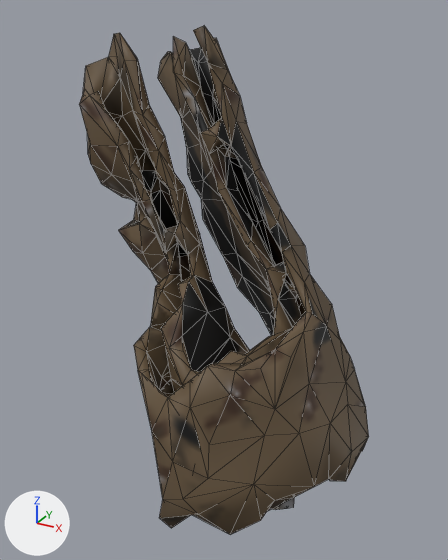
Renders of the glTF model www/proto3d/models/beth/equipment/fitted/rowan/rowan_cloth_uncommon_glove_L_lod1.glb from each side of a commit.
One viewpoint serves both versions: a 50 mm camera at (0.97, -0.941, 1.085) aimed at (0.507, -0.1, 0.665). Every picture has the same lights, and +X, +Y and +Z are marked at lower left. The older version comes first. Mesh edges are drawn as thin lines. Vertices at exactly the same position are counted once.

The first picture shows 'rowan_cloth_uncommon_glove_L_lod1'.
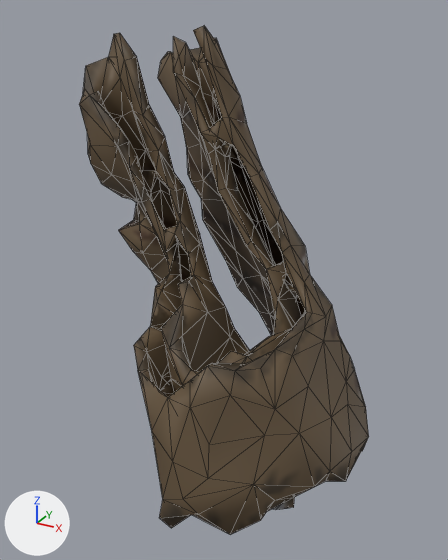
Where the change shows, as pixel boxes [x1, y1, x2, y2] in the pictures (448 x 560 px; the box of a moved part takes in the faces that stretch with it):
part 1 of me_rowan_cloth_uncommon_glove_l_hi_002, moved or reshaped
    both: [153, 26, 366, 487]
part 2 of me_rowan_cloth_uncommon_glove_l_hi_002, moved or reshaped
    both: [120, 34, 149, 114]
part 3 of me_rowan_cloth_uncommon_glove_l_hi_002, surface changed
    both: [79, 27, 366, 526]

The change in detail:
me_rowan_cloth_uncommon_glove_l_hi_002 is used by ob_rowan_cloth_uncommon_glove_l_lod1; location (0.0, 0.0, 0.0).
me_rowan_cloth_uncommon_glove_l_hi_002 had 764 vertices, 1592 faces and spanned x 0.215..0.775, y -0.37..0.172, z 0.299..1.061.
me_rowan_cloth_uncommon_glove_l_hi_002 now has 762 vertices, 1592 faces and spans x 0.215..0.775, y -0.37..0.172, z 0.299..1.061.
me_rowan_cloth_uncommon_glove_l_hi_002 part 1: 14 vertices moved from x 0.419..0.707, y -0.211..0.154, z 0.327..0.908 to x 0.427..0.705, y -0.21..0.153, z 0.326..0.905; 69 vertices removed from x 0.308..0.753, y -0.351..0.106, z 0.307..1.01; 71 vertices added at x 0.318..0.753, y -0.349..0.108, z 0.308..1.017.
me_rowan_cloth_uncommon_glove_l_hi_002 part 2: 2 vertices removed from x 0.341..0.349, y -0.099..-0.085, z 1.009..1.011; 1 vertex added at x 0.344, y -0.091, z 1.013.
me_rowan_cloth_uncommon_glove_l_hi_002 part 3: 1255 kept faces spanning x 0.215..0.775, y -0.37..0.172, z 0.299..1.061 get new texture (UV) coordinates.
Other edits to the shape of me_rowan_cloth_uncommon_glove_l_hi_002 do not show in these pictures.
